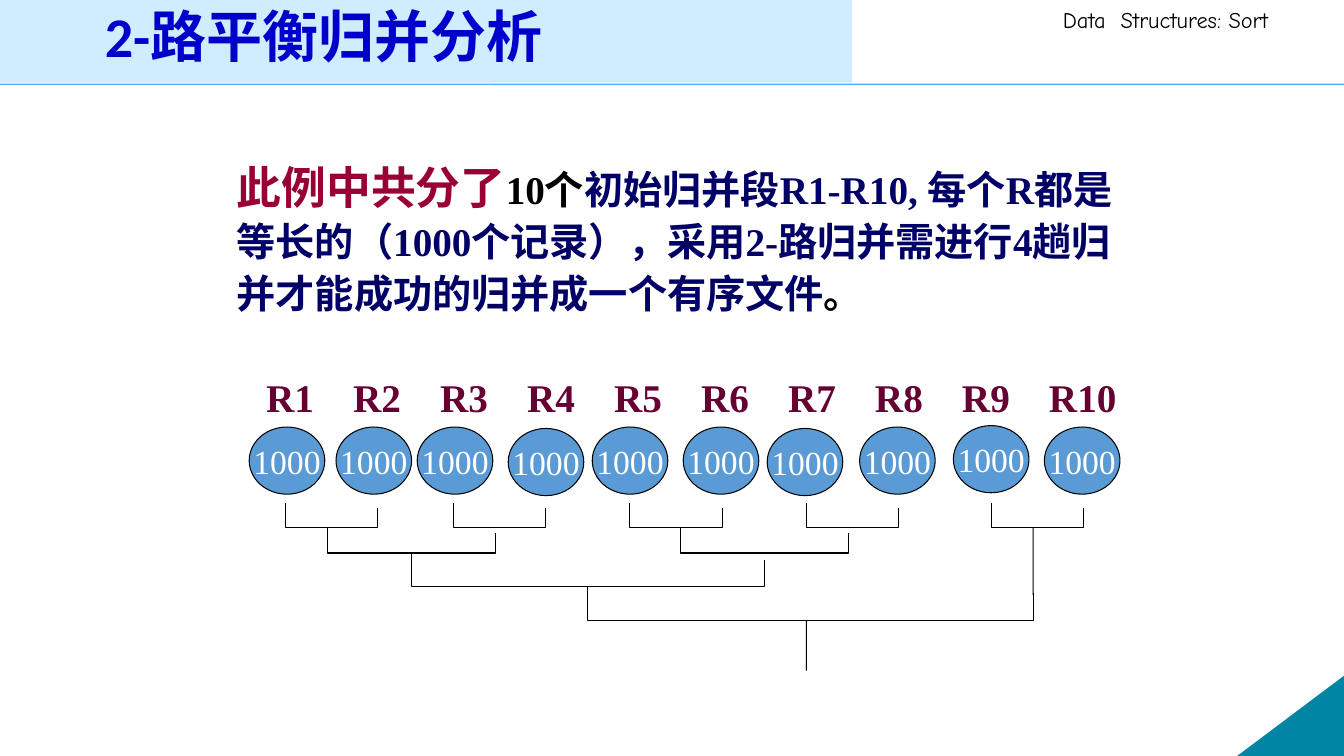
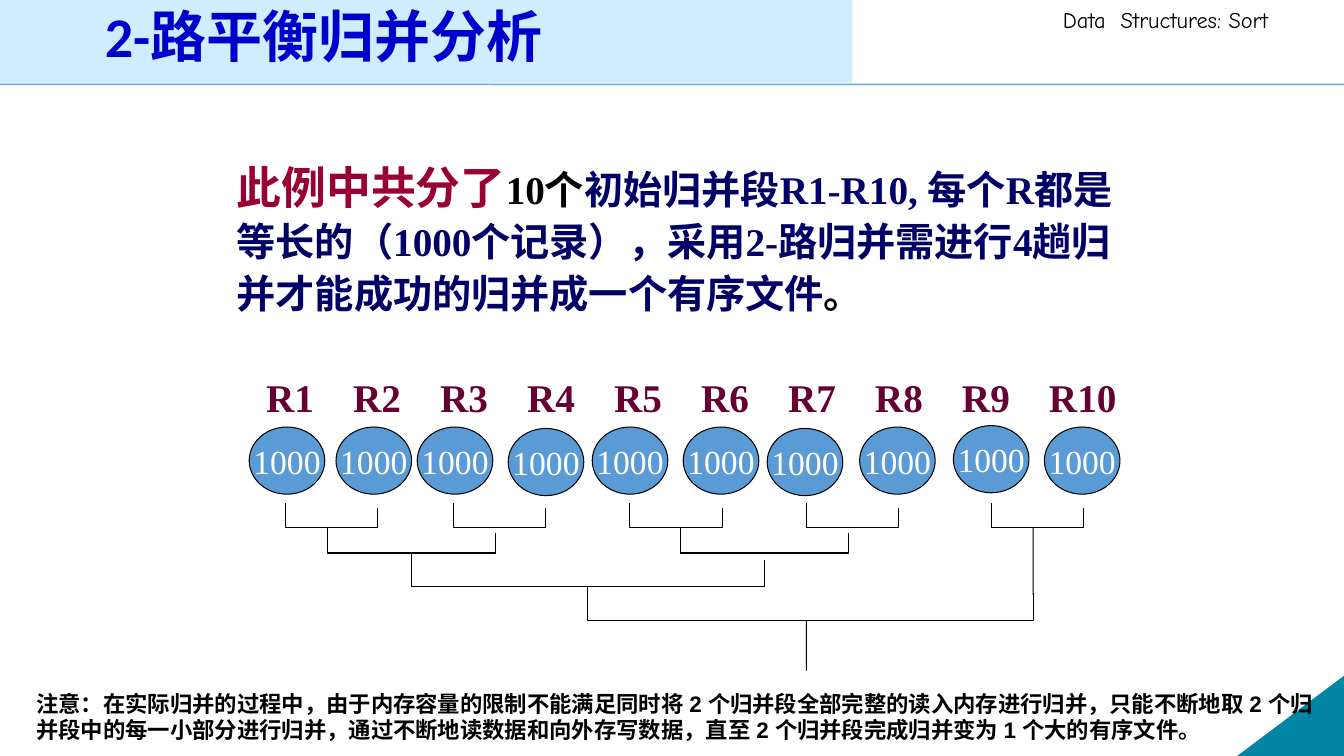
Before and after one commit to XinweiJiang/xinweijiang.github.io, a slide deck: slide 9 of course/ds-a/ds-a-ch10.pptx. Drawn at 1344x756 pixels with LibreOffice and Linux fonts; fonts in the diff are those of the drawing. Boxes give left, top, right and bottom in pixels: in the first picture for what was removed or moved away, otherwise in the second. Text is boxed around its words. In the diff, an @@ line names an element or a change of style, - is before the commit and + after.

```diff
--- a/course/ds-a/ds-a-ch10.pptx
+++ b/course/ds-a/ds-a-ch10.pptx
@@ background #C7EDCC to #FFFFFF @@
@@ text added at <box>36,692,1313,741</box>, 16 pt, text #000000, bold @@
+注意：在实际归并的过程中，由于内存容量的限制不能满足同时将 2 个归并段全部完整的读入内存进行归并，只能不断地取 2 个归并段中的每一小部分进行归并，通过不断地读数据和向外存写数据，直至 2 个归并段完成归并变为 1 个大的有序文件。
```
Also in this commit, not shown: 27 other slides changed, 3 slides added, 2 slides removed.
